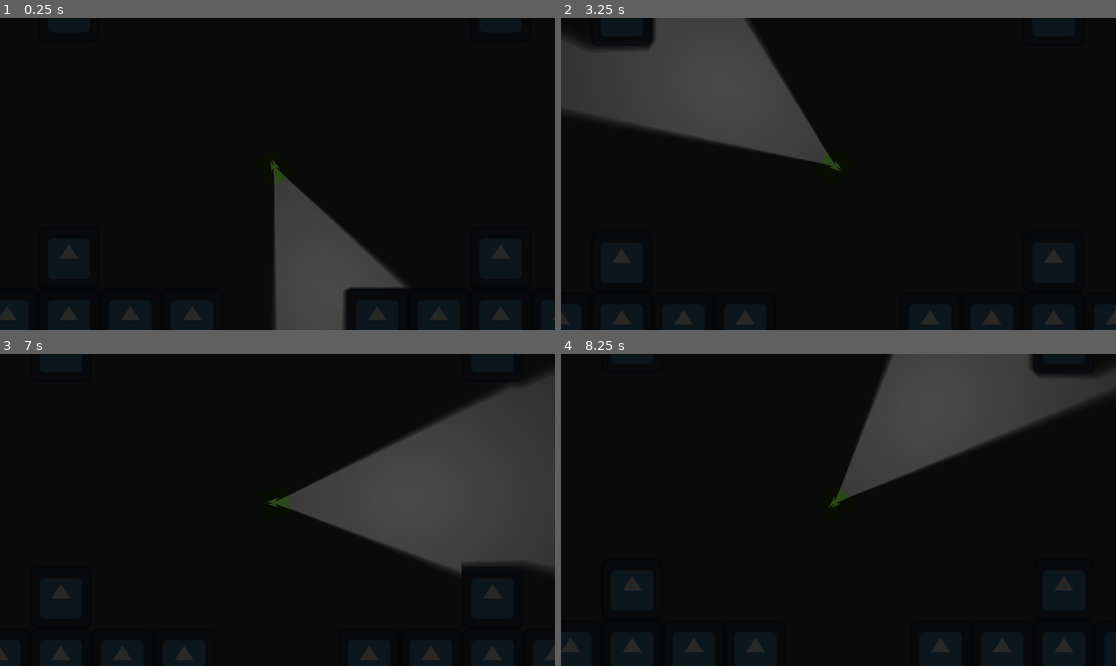
Above: before the commit, frames 1-4 (two rows, left to right).
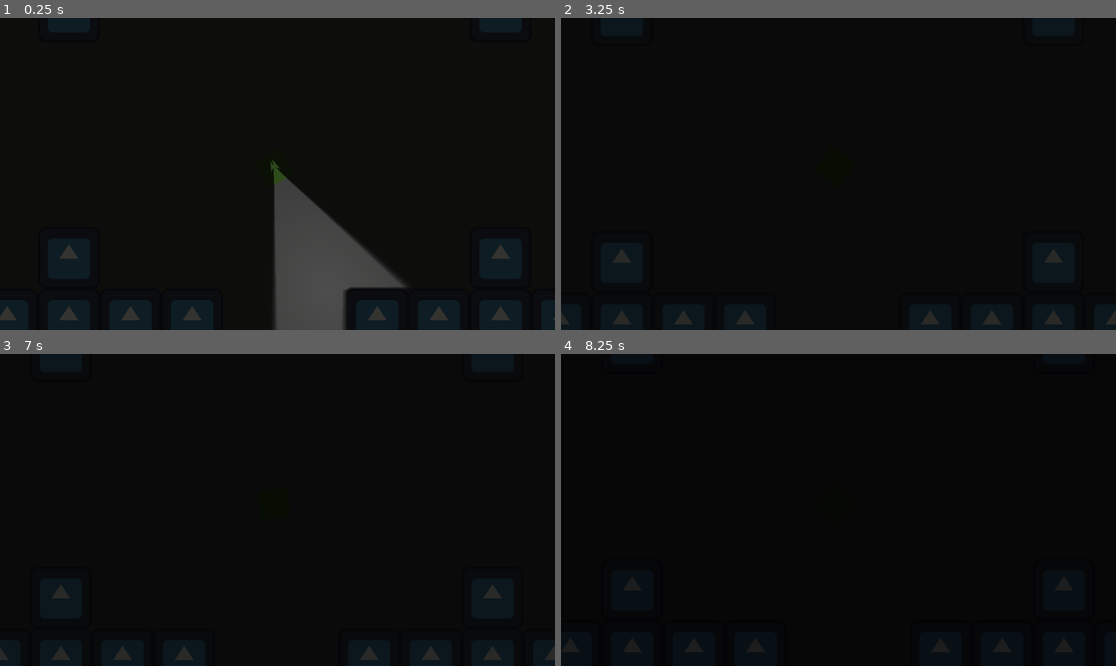
Above: after the commit, the same moments.

Repository: delaitaris/top-down-movement-game
Game: Godot game, scene res://scenes/game.tscn
The game is run twice, just before and just after one commit, with the same random seed, the same clock (stepped at 60 frames per second) and the same inputs. The engine's default icon, where the game draws it, is replaced by a stand-in: a white triangle on a blue panel in a dark square.
Inputs (mouse positions are in pixels of both pictures, inside the frame that each line leads up to):
- Up to frame 1 (0.25 s): no input
- Up to frame 2 (3.25 s): tap Enter at 0.5 s; move the mouse to (749, 105) at 0.52 s; tap A (a) at 0.6 s; click (749, 105) at 0.67 s; tap D (d) at 0.8, 1.35 s; move the mouse to (749, 105) at 1.27 s; click (749, 105) at 1.42 s; tap S (s) at 1.55, 2.1 s; move the mouse to (749, 108) at 2.02 s; click (749, 108) at 2.17 s; tap W (w) at 2.3, 2.85 s; move the mouse to (749, 105) at 2.77 s; click (749, 105) at 2.92 s; tap F (flashlight, bound only after the commit) at 3.05 s
- Up to frame 3 (7 s): tap Space at 3.5 s; move the mouse to (444, 556) at 3.52 s; tap F (flashlight, bound only after the commit) at 3.6, 6.8 s; click (444, 556) at 3.67 s; tap A (a) at 3.8, 4.35 s; tap R (reload) at 4.15 s; move the mouse to (111, 463) at 4.27 s; click (111, 463) at 4.42 s; tap D (d) at 4.55, 5.1 s; move the mouse to (305, 510) at 5.02 s; click (305, 510) at 5.17 s; tap S (s) at 5.3 s; move the mouse to (194, 432) at 5.77 s; tap Ctrl (lower height) at 5.85 s; click (194, 432) at 5.92 s; tap W (w) at 6.05 s; tap Enter at 6.5 s; move the mouse to (399, 494) at 6.52 s; tap Shift (raise height) at 6.6 s; click (399, 494) at 6.67 s
- Up to frame 4 (8.25 s): tap Space at 7.25 s; move the mouse to (727, 525) at 7.27 s; tap S (s) at 7.35 s; click (727, 525) at 7.42 s; tap A (a) at 7.55 s; move the mouse to (894, 441) at 8.02 s; click (894, 441) at 8.1 s

The runs differ from the first frame. In frame 2, 14% of the frame differs, in the area x 0-51%, y 0-49%; in frame 3, 18%, in the area x 48-100%, y 5-71%; in frame 4, 12%.

Commit message:
lighting, reloading and some sfx
made shooting darken the screen after a bit. made a reload timer and added in SFX to signify when you're reloading. next is making gun not shoot as fast as you click and add in SFX for that

Diff:
--- a/project.godot
+++ b/project.godot
@@ -61,6 +61,11 @@
 "events": [Object(InputEventKey,"resource_local_to_scene":false,"resource_name":"","device":-1,"window_id":0,"alt_press …(192 unchanged characters)…
 ]
 }
+flashlight={
+"deadzone": 0.2,
+"events": [Object(InputEventKey,"resource_local_to_scene":false,"resource_name":"","device":-1,"window_id":0,"alt_pressed":false,"shift_pressed":false,"ctrl_pressed":false,"meta_pressed":false,"pressed":false,"keycode":0,"physical_keycode":70,"key_label":0,"unicode":102,"location":0,"echo":false,"script":null)
+]
+}
 
 [physics]
 
--- a/scenes/character.tscn
+++ b/scenes/character.tscn
@@ -6,6 +6,7 @@
 [ext_resource type="Script" uid="uid://b4l0iga6446an" path="res://scripts/animated_sprite_2d.gd" id="3_0lw5n"]
 [ext_resource type="Script" uid="uid://cuyaapx2vxu13" path="res://scripts/camera_2d.gd" id="3_px5sl"]
 [ext_resource type="Texture2D" uid="uid://dcnwusatpaigl" path="res://sprites/2d_lights_and_shadows_neutral_point_light.webp" id="6_0lw5n"]
+[ext_resource type="AudioStream" uid="uid://dfoj0gqgkvvic" path="res://sfx/pistol reload.mp3" id="7_2cgup"]
 
 [sub_resource type="AtlasTexture" id="AtlasTexture_0lw5n"]
 atlas = ExtResource("2_dp8ca")
@@ -108,18 +109,6 @@
 [node name="North" type="CollisionPolygon2D" parent="North" unique_id=1433856535]
 polygon = PackedVector2Array(-633, -323, 184, 127, 1013, -323)
 
-[node name="Flashlight" type="PointLight2D" parent="." unique_id=180403817]
-position = Vector2(183, 125)
-scale = Vector2(33.976, 27.539)
-range_item_cull_mask = 3
-shadow_enabled = true
-shadow_filter = 2
-shadow_filter_smooth = 0.6
-shadow_item_cull_mask = 3
-texture = SubResource("GradientTexture2D_dp8ca")
-offset = Vector2(8, 0)
-height = 1024.0
-
 [node name="CPUParticles2D" type="CPUParticles2D" parent="." unique_id=1422360855]
 texture_filter = 1
 position = Vector2(183, 122)
@@ -134,6 +123,18 @@
 initial_velocity_min = 40.0
 initial_velocity_max = 80.0
 
+[node name="Flashlight" type="PointLight2D" parent="." unique_id=180403817]
+position = Vector2(183, 125)
+scale = Vector2(33.976, 27.539)
+range_item_cull_mask = 3
+shadow_enabled = true
+shadow_filter = 2
+shadow_filter_smooth = 0.6
+shadow_item_cull_mask = 3
+texture = SubResource("GradientTexture2D_dp8ca")
+offset = Vector2(8, 0)
+height = 1024.0
+
 [node name="FlashlightOccluder" type="LightOccluder2D" parent="." unique_id=870300071]
 position = Vector2(183, 125)
 rotation = 6.2831855
@@ -142,6 +143,10 @@
 
 [node name="Muzzle" type="Marker2D" parent="." unique_id=1852545678]
 position = Vector2(183, 125)
+
+[node name="Reload" type="Timer" parent="Muzzle" unique_id=523596306]
+wait_time = 2.0
+one_shot = true
 
 [node name="Muzzleflash" type="PointLight2D" parent="." unique_id=1310414497]
 position = Vector2(183, 125)
@@ -163,6 +168,16 @@
 occluder = SubResource("OccluderPolygon2D_0lw5n")
 occluder_light_mask = 3
 
+[node name="LightDarkener" type="Timer" parent="." unique_id=1211812934]
+wait_time = 0.05
+one_shot = true
+
+[node name="CanvasModulate" type="CanvasModulate" parent="LightDarkener" unique_id=1396223506]
+color = Color(0.19877312, 0.19877347, 0.18961895, 1)
+
+[node name="PistolReload" type="AudioStreamPlayer2D" parent="." unique_id=1287440510]
+stream = ExtResource("7_2cgup")
+
 [connection signal="mouse_entered" from="West" to="." method="_on_west_mouse_entered"]
 [connection signal="mouse_exited" from="West" to="." method="_on_west_mouse_exited"]
 [connection signal="mouse_entered" from="East" to="." method="_on_east_mouse_entered"]
@@ -171,4 +186,6 @@
 [connection signal="mouse_exited" from="South" to="." method="_on_south_mouse_exited"]
 [connection signal="mouse_entered" from="North" to="." method="_on_north_mouse_entered"]
 [connection signal="mouse_exited" from="North" to="." method="_on_north_mouse_exited"]
+[connection signal="timeout" from="Muzzle/Reload" to="." method="_on_reload_timeout"]
 [connection signal="timeout" from="Muzzleflash/Timer" to="." method="_on_timer_timeout"]
+[connection signal="timeout" from="LightDarkener" to="." method="_on_light_darkener_timeout"]
--- a/scenes/game.tscn
+++ b/scenes/game.tscn
@@ -49,9 +49,6 @@
 tile_map_data = PackedByteArray("AAAAAAMAAAAAAAAAAAADAAMAAAAAAAAAAAAEAAMAAAAAAAAAAAAFAAMAAAAAAAAAAAAGAAMAAAAAAAAAAAD//w …(27616 unchanged characters)…
 tile_set = SubResource("TileSet_lnu2h")
 
-[node name="CanvasModulate" type="CanvasModulate" parent="." unique_id=900697396]
-color = Color(0.15882859, 0.15906036, 0.15330431, 1)
-
 [node name="WallsGround" type="TileMapLayer" parent="." unique_id=229203416]
 light_mask = 2
 z_index = -2
--- a/scripts/character.gd
+++ b/scripts/character.gd
@@ -7,6 +7,11 @@
 @onready var muzzleflash: PointLight2D = $Muzzleflash
 @onready var timerflash: Timer = $Muzzleflash/Timer
 @onready var muzzleblock: LightOccluder2D = $MuzzleOccluder
+@onready var lightdarkentimer: Timer = $LightDarkener
+@onready var lightdarkencanvas: CanvasModulate = $LightDarkener/CanvasModulate
+@onready var flashlight_toggle: PointLight2D = $Flashlight
+@onready var reloadtimer: Timer = $Muzzle/Reload
+@onready var pistolreloadsfx: AudioStreamPlayer2D = $PistolReload
 
 @export_range(0.0, 180.0) var cone_angle_degrees := 60.0
 @export var bullet_scene: PackedScene
@@ -40,7 +45,6 @@
 	var movement_direction := Input.get_vector("a","d", "w", "s").normalized()
 	var speed: float = 250.0
 	var boosted_speed: = speed * 1.8
-
 	if movement_direction != Vector2.ZERO:
 		if current_stance == Stance.STANDING:
 			speed = speed
@@ -51,7 +55,6 @@
 		else:
 			speed = 50.0
 			boosted_speed = speed * 1.8
-
 		if north and velocity.y < 0:
 			speed = boosted_speed
 		if south and velocity.y > 0:
@@ -60,13 +63,11 @@
 			speed = boosted_speed
 		if west and velocity.x < 0:
 			speed = boosted_speed
-
 	if speed == boosted_speed and movement_direction:
 		particles.emitting = true
 	else:
 		particles.emitting = false
 	velocity = movement_direction * speed
-
 
 #standing -> crouching -> crawling toggle
 	if Input.is_action_just_pressed("lower height") and current_stance == Stance.STANDING:
@@ -83,7 +84,6 @@
 		current_stance = Stance.STANDING
 		print("standing")
 	move_and_slide()
-
 
 # POLES CHECKING
 
@@ -112,8 +112,6 @@
 func _on_east_mouse_exited() -> void:
 	east = false
 
-
-
 func _unhandled_input(_event: InputEvent) -> void:
 	if Input.is_action_just_pressed("shoot"):
 		shoot()
@@ -122,34 +120,45 @@
 			pistolmag = 0
 	if Input.is_action_just_pressed("reload"):
 		reload()
+	if Input.is_action_just_pressed("flashlight"):
+		flashlight()
 
 func shoot() -> void:
 	var bullet = bullet_scene.instantiate()
 
-
 	$Muzzleflash.texture_scale = randf_range(4, 6)
 	$Muzzleflash.energy = randf_range(1.5, 2.5)
-
 	if pistolmag != 0:
 		muzzleflash.enabled = true
 		timerflash.start()
-
 	if not bullet_scene:
 		return
-
 	bullet.global_position = muzzle.global_position
 	bullet.global_rotation = muzzle.global_rotation
-
-
 	if pistolmag != 0:
 		get_tree().current_scene.add_child(bullet)
 
-func _on_timer_timeout() -> void:
-	muzzleflash.enabled = false
+func flashlight() -> void:
+	if flashlight_toggle.enabled == false:
+		flashlight_toggle.enabled = true
+	else:
+		flashlight_toggle.enabled = false
 
 func reload() -> void:
 	if pistolmag < 9:
-		print("reloaded")
-		pistolmag = 9
+		reloadtimer.start()
+		if pistolreloadsfx.playing == false:
+			pistolreloadsfx.play()
 	else:
 		return
+
+func _on_timer_timeout() -> void:
+	muzzleflash.enabled = false
+	lightdarkentimer.start()
+	lightdarkencanvas.color = Color(0.115, 0.115, 0.115, 1.0)
+
+func _on_light_darkener_timeout() -> void:
+	lightdarkencanvas.color = Color(0.161, 0.161, 0.153, 1.0)
+
+func _on_reload_timeout() -> void:
+	pistolmag = 9
Not shown, added: sfx/pistol reload.mp3.import
Not shown, added: sfx/pistol reload.mp3
